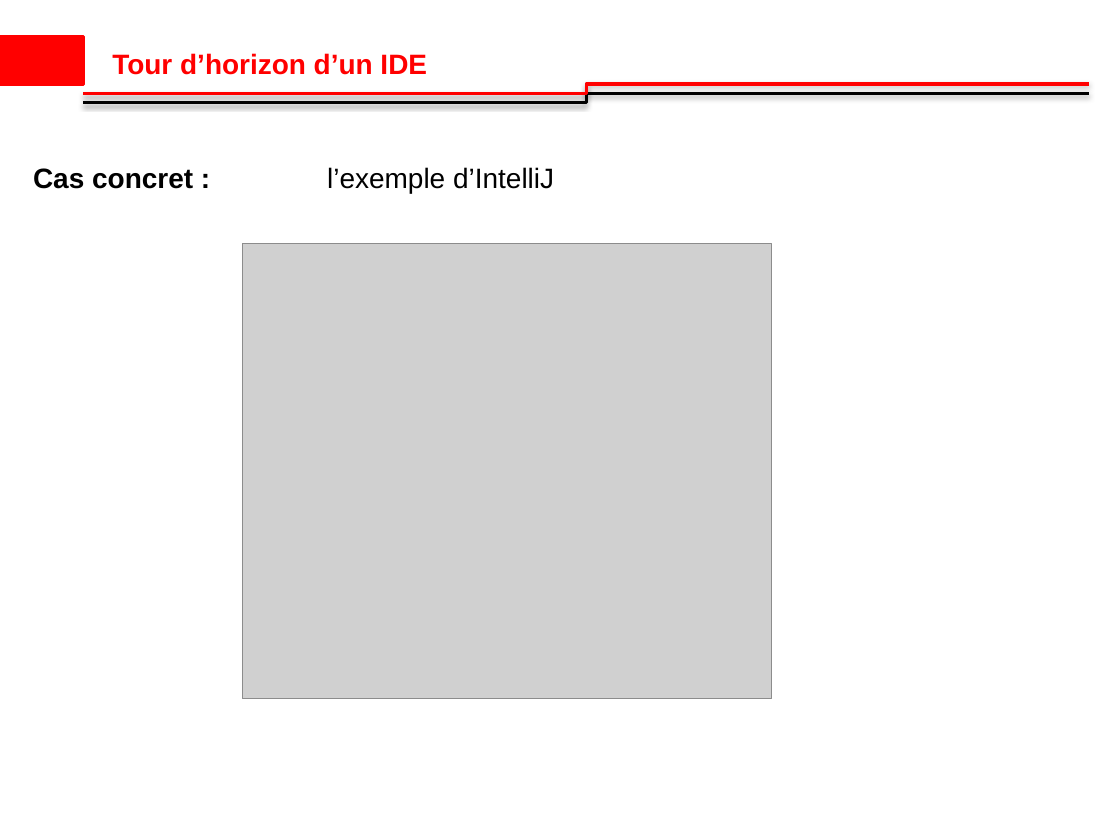
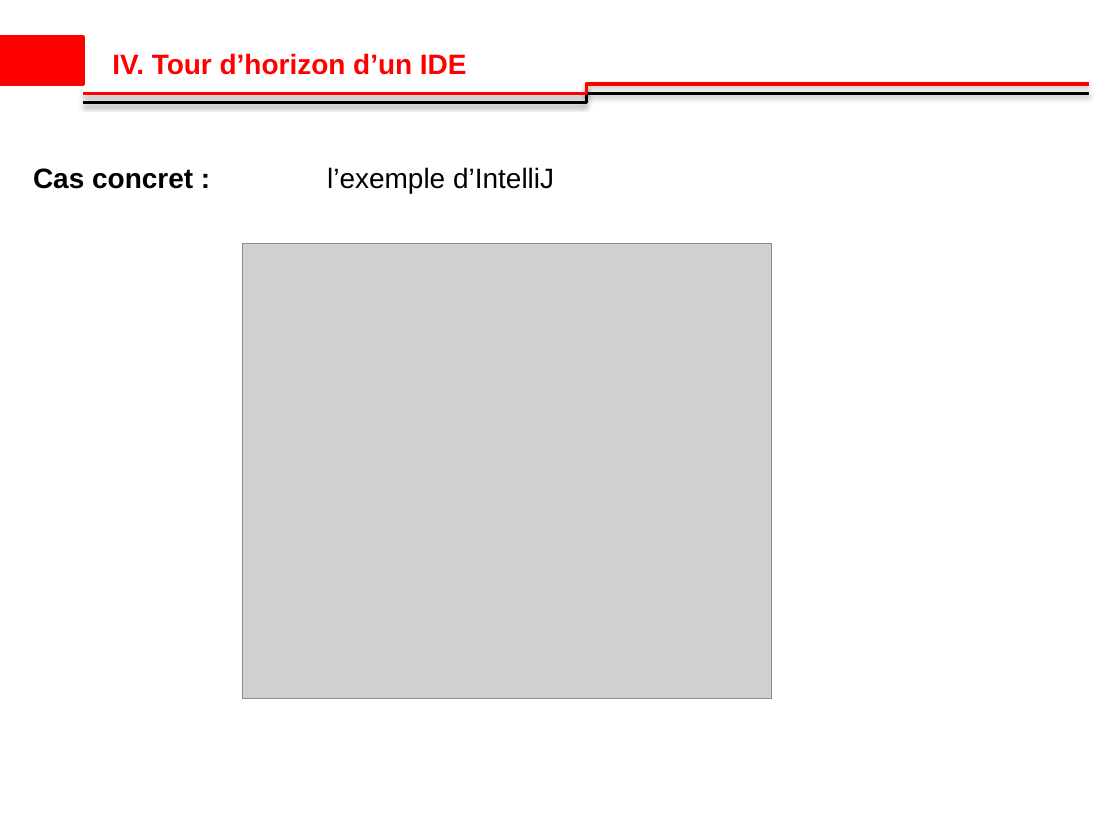
Before and after one commit to ibrahimsava/Osis-training-in-java, a slide deck: slide 10 of Osis_Presentation_Ibrahim_SAVADOGO_2 [Autosaved].pptx (slide 9 before the commit). Drawn at 1120x840 pixels with LibreOffice and Linux fonts; fonts in the diff are those of the drawing; grey boxes stand for pictures; background and template pictures are left out. Boxes give left, top, right and bottom in pixels: in the first picture for what was removed or moved away, otherwise in the second. Text is boxed around its words. In the diff, an @@ line names an element or a change of style, - is before the commit and + after.

```diff
--- a/Osis_Presentation_Ibrahim_SAVADOGO_2 [Autosaved].pptx
+++ b/Osis_Presentation_Ibrahim_SAVADOGO_2 [Autosaved].pptx
@@ text at bbox=[112, 53, 467, 75]: text changed @@
-Tour d’horizon d’un IDE
+IV. Tour d’horizon d’un IDE
```
Also in this commit, not shown: 6 other slides changed, 3 slides added, 2 slides removed, 1 other file.
